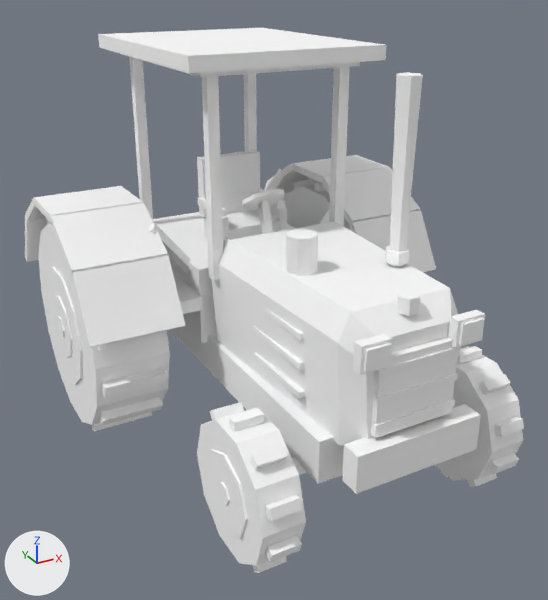
The glTF model site/models/GV_Tractor_01.glb, before and after one commit.
The view is the same before and after, from a camera (50 mm lens) standing at (-2.55, -4.97, 3.41) and looking at (0.0, -0.34, 1.1). Arrows for +X, +Y and +Z are at lower left; the lights stay in place. The older version comes first.

In view in the first picture: 'GV_Tractor_01'.
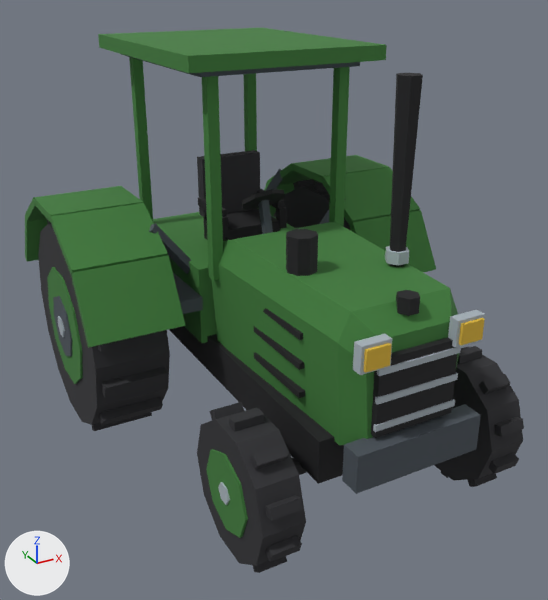
Patch to the scene script:
```diff
--- a/site/models/GV_Tractor_01.glb.py
+++ b/site/models/GV_Tractor_01.glb.py
@@ img_globalpalette @@
+img_globalpalette = load_image('GlobalPalette', '_unpacked/GlobalPalette', 64, 64, 'sRGB')
@@ mat_globalpalette @@
 mat_globalpalette = principled_material('GlobalPalette')
-mat_globalpalette.base_color = (1.0, 1.0, 1.0)  # white #ffffff
+mat_globalpalette.texture = img_globalpalette
 mat_globalpalette.roughness = 0.85
```

Changed parts and their boxes [x1, y1, x2, y2] in the pictures (548 x 600 px):
'GV_Tractor_01', surface changed (darker): [25, 28, 524, 573] in both
